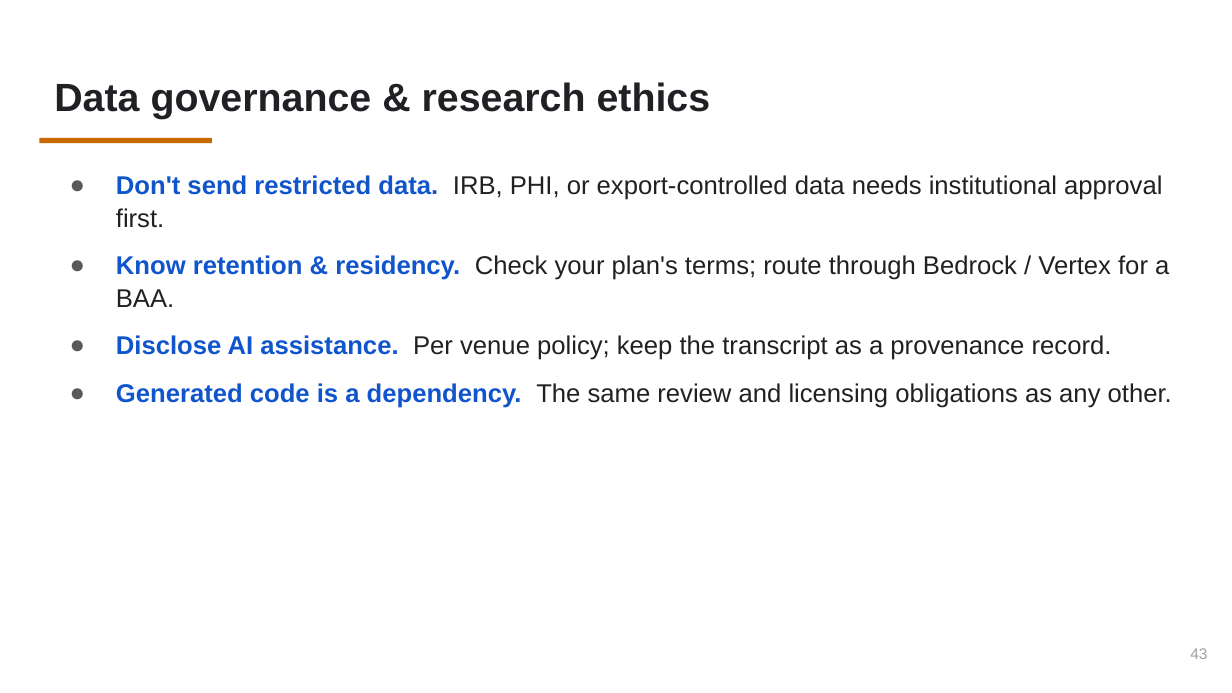
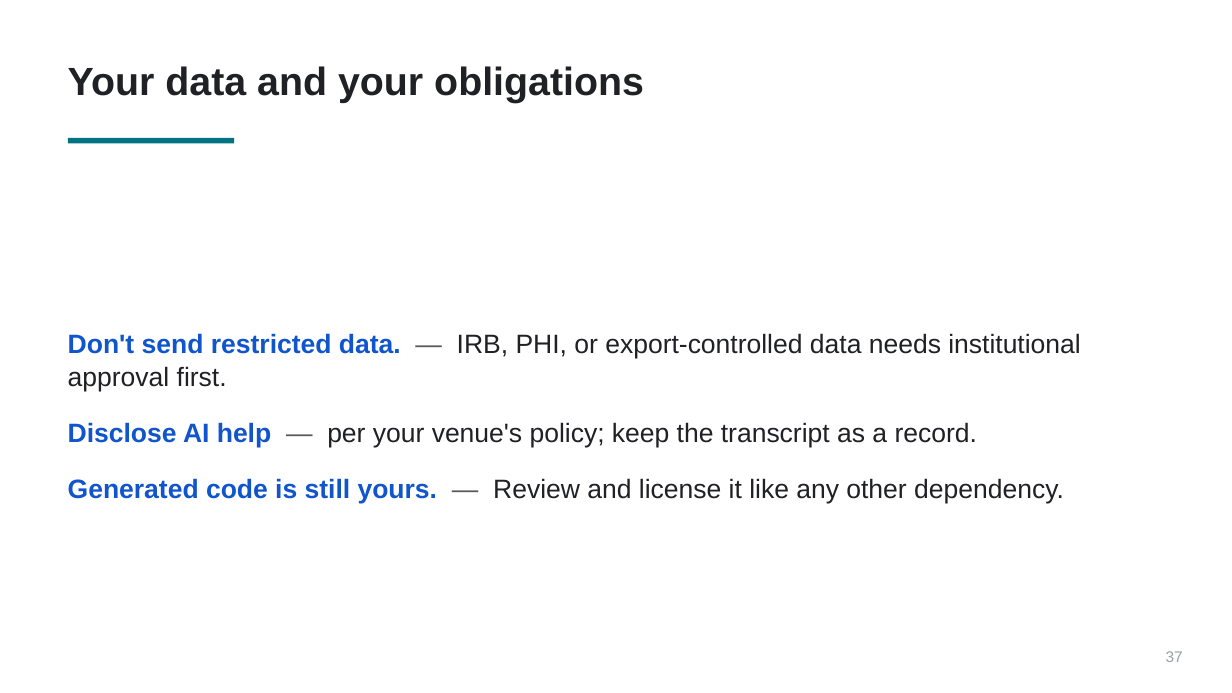
Before and after one commit to PursuitOfDataScience/uchicago-workshops, a slide deck: slide 37 of claude-code-tutorial/claude-code-tutorial.pptx (slide 43 before the commit). Drawn at 1232x693 pixels with LibreOffice and Linux fonts; fonts in the diff are those of the drawing. Boxes give left, top, right and bottom in pixels: in the first picture for what was removed or moved away, otherwise in the second. Text is boxed around its words. In the diff, an @@ line names an element or a change of style, - is before the commit and + after.

```diff
--- a/claude-code-tutorial/claude-code-tutorial.pptx
+++ b/claude-code-tutorial/claude-code-tutorial.pptx
@@ title removed at (x1=54, y1=82, x2=711, y2=119) @@
-Data governance & research ethics
@@ text added at (x1=68, y1=66, x2=644, y2=103), 23 pt, text #202124, bold @@
+Your data and your obligations
@@ rectangle resized from (x1=39, y1=138, x2=212, y2=143) to (x1=68, y1=138, x2=234, y2=143) @@
@@ rectangle at (x1=68, y1=138, x2=234, y2=143): fill #C86A00 to #007482 @@
@@ text "Don't send restricted data. — ..." at (x1=68, y1=333, x2=1080, y2=504): vertical alignment top to middle @@
@@ text at (x1=68, y1=333, x2=1080, y2=504): text changed; size 15 to 15.5 pt @@
-● Don't send restricted data. IRB, PHI, or export-controlled data needs institutional approval first.
-● Know retention & residency. Check your plan's terms; route through Bedrock / Vertex for a BAA.
-● Disclose AI assistance. Per venue policy; keep the transcript as a provenance record.
-● Generated code is a dependency. The same review and licensing obligations as any other.
+Don't send restricted data. — IRB, PHI, or export-controlled data needs institutional approval first.
+Disclose AI help — per your venue's policy; keep the transcript as a record.
+Generated code is still yours. — Review and license it like any other dependency.
@@ text added at (x1=1166, y1=651, x2=1183, y2=662), 9 pt, text #9AA0A6 @@
+37
@@ text removed at (x1=1190, y1=648, x2=1207, y2=659) @@
-43
```
Also in this commit, not shown: 3 other slides changed, 37 slides added, 44 slides removed, 22 other files.
